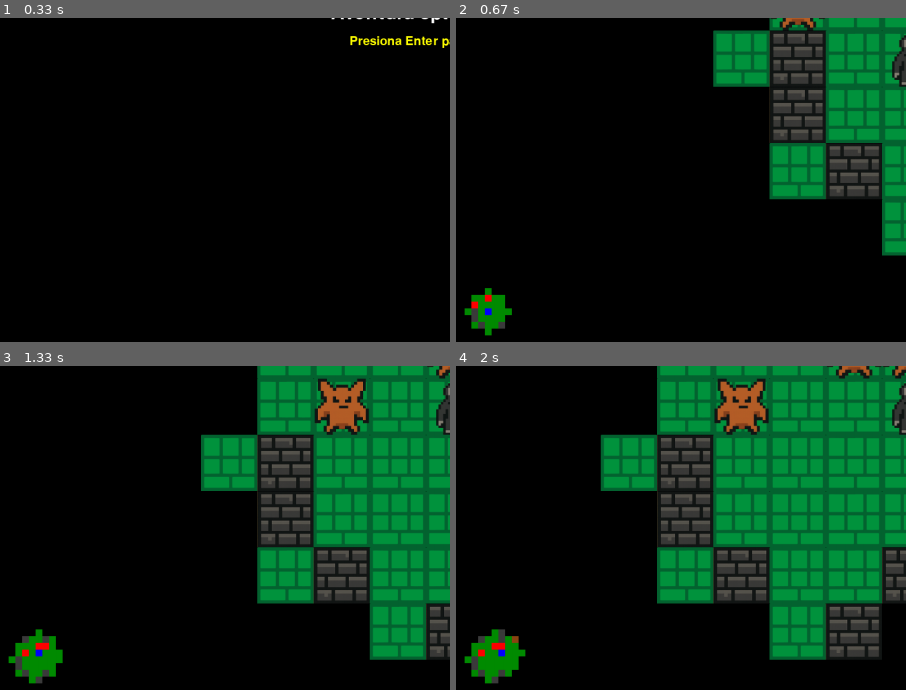
Above: before the commit, frames 1-4 (two rows, left to right).
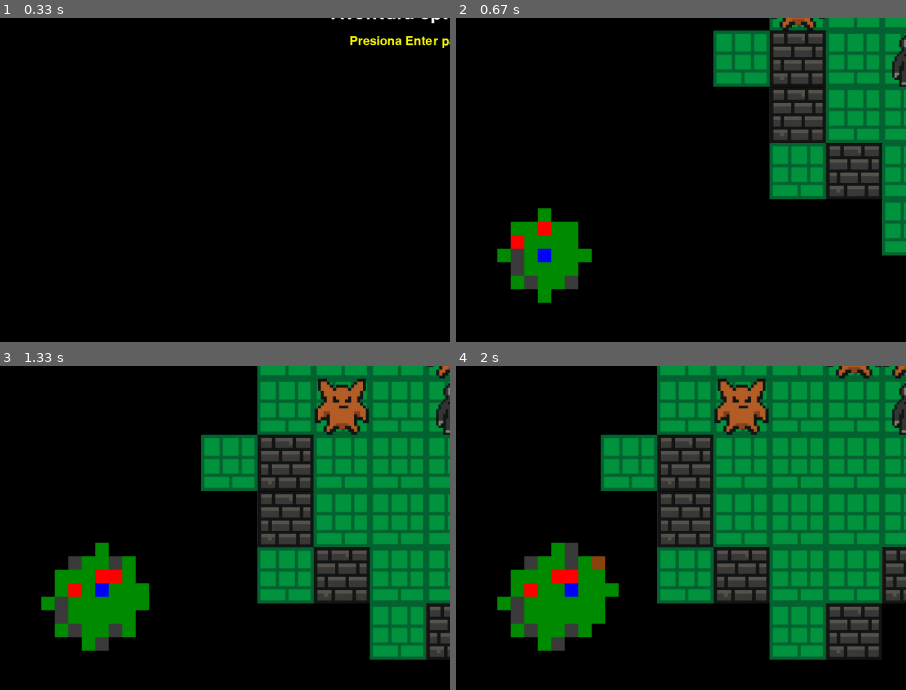
Above: after the commit, the same moments.

Repository: RodarkNess/Funciones-Y-Matrices11
Game: pygame game, started from Funciones-Y-Matrices-main version 11/main.py
Same seed, same stepped clock (60 frames per second), same inputs: the game is played once before the commit and once after it.
Inputs:
- Up to frame 1 (0.33 s): no input
- Up to frame 2 (0.67 s): tap Enter at 0.33 s
- Up to frame 3 (1.33 s): hold D 0.67-1.13 s; hold W from 1.17 s (still down)
- Up to frame 4 (2 s): release W at 1.47 s; hold D 1.5-1.97 s
The pictures show only the part of the screen within x 3-53%, y 50-100%; the shares and areas given below are measured in that part.

Frame 1 is identical in both runs. In frame 2, 4.7% of the frame differs, in the area x 1-31%, y 58-99%; in frame 3, 6.6%; in frame 4, 7.3%, in the area x 1-37%, y 54-99%.

Commit message:
Arreglos

Diff:
--- a/Funciones-Y-Matrices-main version 11/config.py
+++ b/Funciones-Y-Matrices-main version 11/config.py
@@ -36,9 +36,9 @@
 MONEY_MAX = 50
 
 # --- Minimap ---
-MINIMAP_MAX_W = 220
-MINIMAP_MAX_H = 180
-MINIMAP_MARGIN = 10
+MINIMAP_MAX_W = 440
+MINIMAP_MAX_H = 360
+MINIMAP_MARGIN = 20
 
 # --- Puntajes ---
 SCORE_ITEM = 50
@@ -53,6 +53,7 @@
 IMG_PORTAL = asset_path('assets', 'images', 'portal.png')
 IMG_FLOOR  = asset_path('assets', 'images', 'floor.png')
 IMG_WALL   = asset_path('assets', 'images', 'wall.png')
+TITLE_IMAGE = asset_path('assets', 'images', 'title.png')
 
 # --- Escala de render ---
 RENDER_SCALE = 1.25  # mantener TILE_SIZE=40 y escalar a 1.25
